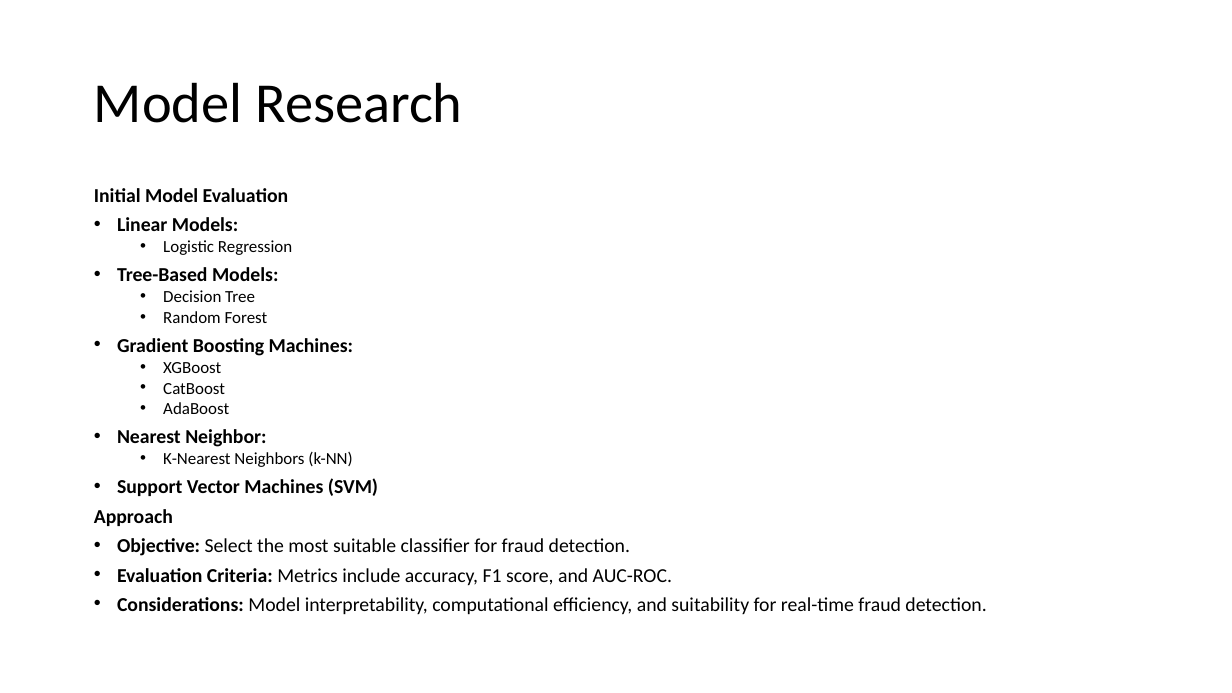
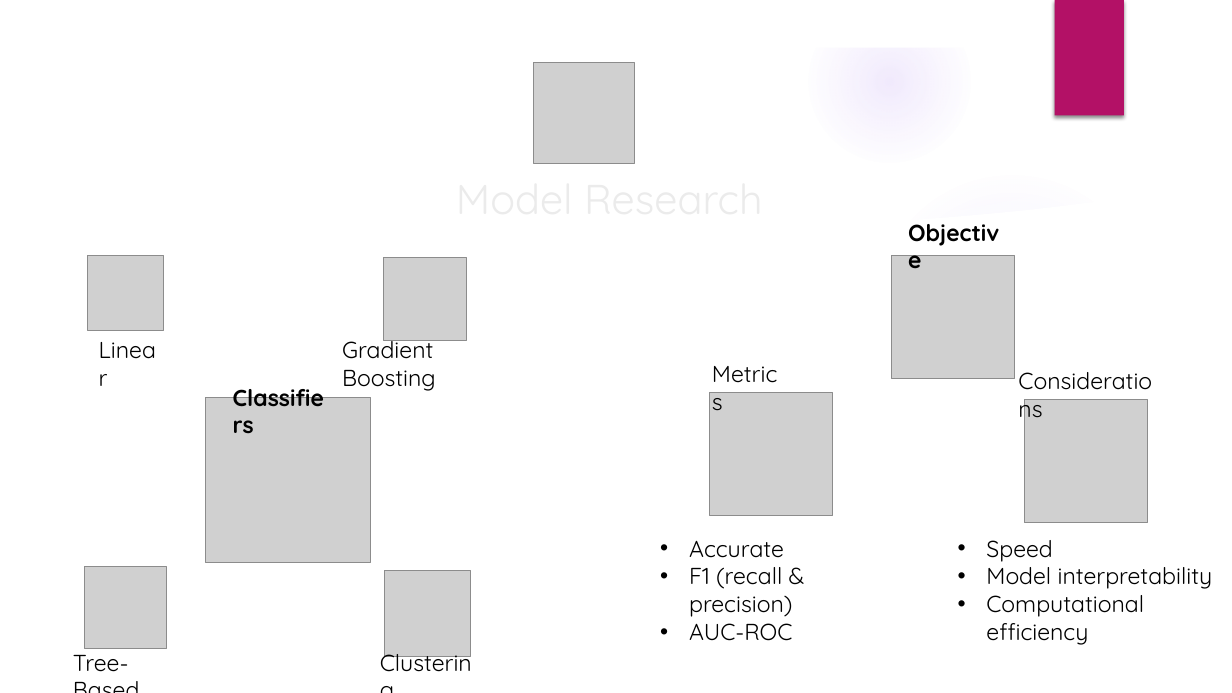
Before and after one commit to abrahamowodunni/Fraud_detection, a slide deck: slide 12 of Experian Fraud Detection.pptx (slide 10 before the commit). Drawn at 1232x693 pixels with LibreOffice and Linux fonts; fonts in the diff are those of the drawing; grey boxes stand for pictures; background and template pictures are left out. Boxes give left, top, right and bottom in pixels: in the first picture for what was removed or moved away, otherwise in the second. Text is boxed around its words. In the diff, an @@ line names an element or a change of style, - is before the commit and + after.

```diff
--- a/Experian Fraud Detection.pptx
+++ b/Experian Fraud Detection.pptx
@@ group added at box(0, 0, 1232, 693): 5 ellipses, 3 freeform shapes @@
@@ rectangle added at box(1055, 0, 1124, 116), fill #B31166 @@
@@ title "Model Research": place and size @@
-title "Model Research" at box(94, 82, 462, 123)
+title "Model Research" at box(166, 88, 1052, 159)
@@ title "Model Research" at box(166, 88, 1052, 159): size 44 to 32.4 pt, font Calibri to Quicksand, text colour #000000 to #EBEBEB; alignment left to centre; line spacing 0.9 to 1 @@
@@ picture added at box(533, 63, 634, 164) @@
@@ text removed at box(94, 188, 986, 615) @@
-Initial Model Evaluation
-• Linear Models:
-  • Logistic Regression
-• Tree-Based Models:
-  • Decision Tree
-  • Random Forest
-• Gradient Boosting Machines:
-  • XGBoost
-  • CatBoost
-  • AdaBoost
-• Nearest Neighbor:
-  • K-Nearest Neighbors (k-NN)
-• Support Vector Machines (SVM)
-Approach
-• Objective: Select the most suitable classifier for fraud detection.
-• Evaluation Criteria: Metrics include accuracy, F1 score, and AUC-ROC.
-• Considerations: Model interpretability, computational efficiency, and suitability for real-time fraud detection.
@@ text added at box(899, 213, 1010, 250), 18 pt, text #000000, bold @@
+Objective
@@ picture added at box(88, 255, 164, 331) @@
@@ picture added at box(384, 258, 467, 341) @@
@@ picture added at box(892, 255, 1015, 378) @@
@@ text added at box(90, 331, 166, 368), 18 pt, text #000000 @@
+Linear
@@ text added at box(342, 334, 436, 391), 18 pt, text #000000 @@
+Gradient Boosting
@@ text added at box(703, 355, 794, 392), 18 pt, text #000000 @@
+Metrics
@@ text added at box(224, 379, 338, 416), 18 pt, text #000000, bold @@
+Classifiers
@@ text added at box(1009, 362, 1169, 399), 18 pt, text #000000 @@
+Considerations
@@ picture added at box(205, 397, 371, 563) @@
@@ picture added at box(710, 393, 833, 516) @@
@@ picture added at box(1024, 399, 1147, 522) @@
@@ picture added at box(85, 567, 167, 649) @@
@@ text added at box(689, 541, 792, 641), 18 pt, text #000000 @@
+• Accurate
+• F1 (recall & precision)
+• AUC-ROC
@@ text added at box(986, 540, 1213, 645), 18 pt, text #000000 @@
+• Speed
+• Model interpretability
+• Computational efficiency
@@ picture added at box(384, 570, 470, 656) @@
@@ text added at box(73, 647, 129, 672), 18 pt, text #000000 @@
+Tree-Based
@@ text added at box(371, 643, 484, 680), 18 pt, text #000000 @@
+Clustering
```
Also in this commit, not shown: 1 other slide changed, 17 slides added, 12 slides removed.
